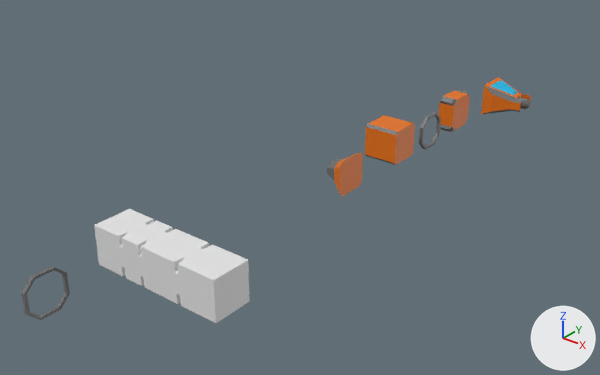
A saved change to the Blender file Res/Models/Ship/modular_ship.blend.
One viewpoint serves both versions: a 50 mm lens placed at (17.4, -25.0, 14.1), pointed at (-2.5, -0.2, -1.3). Lighting does not change. The marker at lower right points along +X, +Y and +Z.

The first picture shows 'ConverterModuleBox', 'Dock_3', 'Element_Converter_mk1', 'Element_Engine_mk1', 'Element_Mining_mk1', 'Element_Separator_mk1', 'Element_Storage_mk1', 'EngineMuduleBox', 'MiningModuleBox', 'StorageModuleBox'.
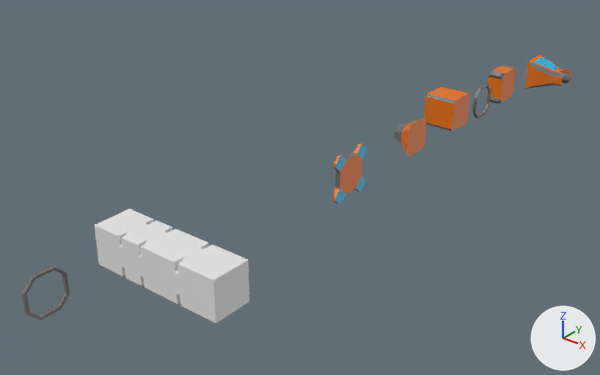
Commit message: Feature: add solar element

What changed in the scene script:
```text
Add me_cube_003:
    me_cube_003.from_pydata(...)  # 48 vertices, 34 faces; spans x -0.066..0.08, y -0.679..0.679, z -0.679..0.679
    # faces by material slot: [22, 8, 4]
    me_cube_003.materials.append(mat_base)  # orange #e77300
    me_cube_003.materials.append(mat_glass)  # cyan #00bae7
    me_cube_003.materials.append(mat_contrast)  # dark grey #6e6e6e
Change ob_element_mining_mk1:
    ob_element_mining_mk1.location: (0.8, 12.0, 0.0) -> (0.8, 17.0, 0.0)
Change ob_element_separator_mk1:
    ob_element_separator_mk1.location: (0.08, 6.0, 0.0) -> (0.08, 11.0, 0.0)
Change ob_element_storage_mk1:
    ob_element_storage_mk1.location: (-0.77, 4.0, 0.0) -> (-0.77, 9.0, 0.0)
Change ob_element_converter_mk1:
    ob_element_converter_mk1.location: (-0.38, 9.0, 0.0) -> (-0.38, 14.0, 0.0)
Change ob_element_engine_mk1:
    ob_element_engine_mk1.location: (-0.31, 0.0, 0.0) -> (-0.31, 5.0, 0.0)
Add ob_element_solarpanel_mk1:
    ob_element_solarpanel_mk1 = bpy.data.objects.new('Element_SolarPanel_mk1', me_cube_003)
    ob_element_solarpanel_mk1.location = (-0.1, 0.0, 0.0)
    ob_element_solarpanel_mk1.rotation_euler = (0.0, 0.0, 3.142)  # degrees (0, 0, 180)
    ob_element_solarpanel_mk1.scale = (1.54, 1.54, 1.54)
```

Where the change shows, as pixel boxes (x1, y1, x2, y2) in the pictures (600 x 375 px):
'Element_Storage_mk1', moved
    before: (365, 115, 415, 165)
    after: (424, 87, 470, 131)
'Element_Mining_mk1', moved
    before: (481, 77, 531, 114)
    after: (525, 55, 572, 89)
'Element_Engine_mk1', moved
    before: (327, 152, 363, 196)
    after: (394, 117, 427, 157)
'Element_Converter_mk1', moved
    before: (438, 89, 470, 132)
    after: (487, 65, 516, 104)
'Element_SolarPanel_mk1', added
    after: (333, 143, 367, 204)
    faces in mat_base (orange #e77300): (333, 143, 363, 204)
    faces in mat_glass (cyan #00bae7): (335, 144, 367, 204)
'Element_Separator_mk1', moved
    before: (419, 112, 441, 150)
    after: (472, 84, 491, 118)
